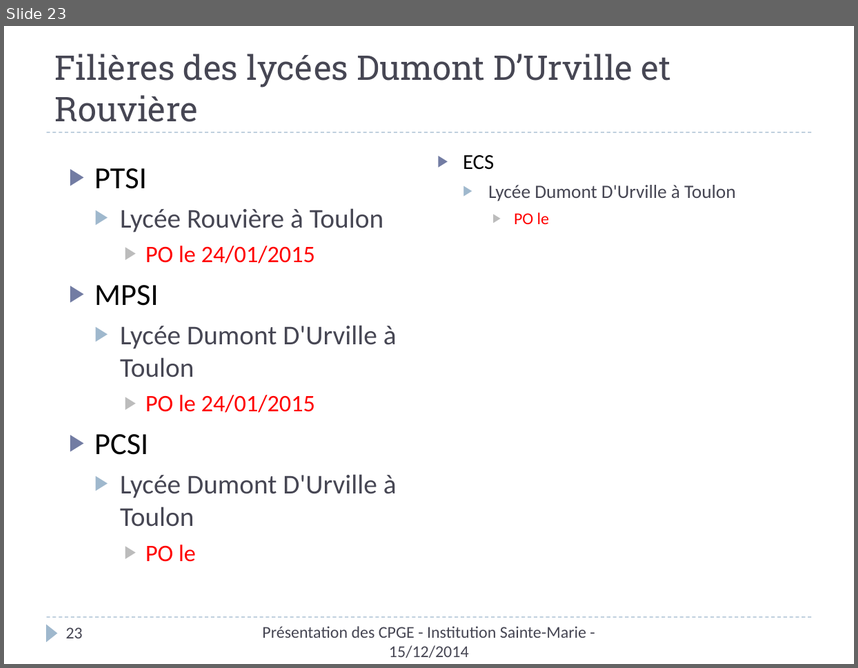
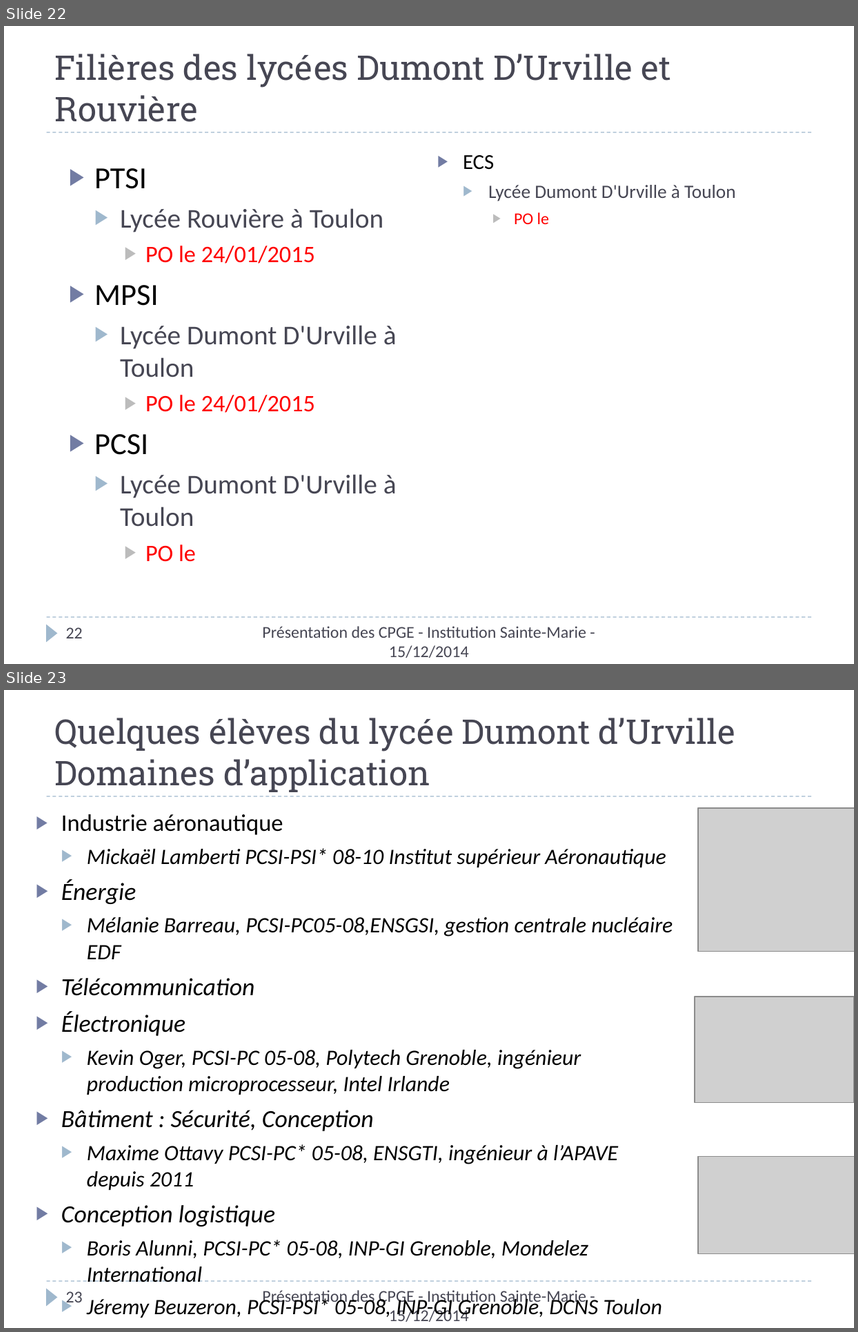
Before and after one commit to xpessoles/Orientation, a slide deck: Rouviere/PresentationCPGE_ISM.pptx. Shown one above the other, each under a label of ours: slide 23 before the commit, slides 22 and 23 after it. The pictures are 858x668 and 858x1332 pixels, drawn with LibreOffice and Linux fonts; fonts in the diff are those of the drawing; grey boxes stand for pictures. Boxes give left, top, right and bottom in pixels: in the first picture for what was removed or moved away, otherwise in the second. Text is boxed around its words. In the diff, an @@ line names an element or a change of style, - is before the commit and + after.

Commit message:
Modif pour DUmont

```diff
--- a/Rouviere/PresentationCPGE_ISM.pptx
+++ b/Rouviere/PresentationCPGE_ISM.pptx
@@ slide 23 added at (4,690,854,1328), background #FFFFFF; not listed: 3 template elements that a slide beside it also shows @@
@@ title added at (55,718,735,792), 28.8 pt, text #464653 @@
+Quelques élèves du lycée Dumont d’Urville
+Domaines d’application
@@ picture added at (699,808,854,951) @@
@@ text added at (61,814,673,1319), 18.6 pt, text #000000, italic @@
+▶ Industrie aéronautique
+  ▶ Mickaël Lamberti PCSI-PSI* 08-10 Institut supérieur Aéronautique
+▶ Énergie
+  ▶ Mélanie Barreau, PCSI-PC05-08,ENSGSI, gestion centrale nucléaire EDF
+▶ Télécommunication
+▶ Électronique
+  ▶ Kevin Oger, PCSI-PC 05-08, Polytech Grenoble, ingénieur production microprocesseur, Intel Irlande
+▶ Bâtiment : Sécurité, Conception
+  ▶ Maxime Ottavy PCSI-PC* 05-08, ENSGTI, ingénieur à l’APAVE depuis 2011
+▶ Conception logistique
+  ▶ Boris Alunni, PCSI-PC* 05-08, INP-GI Grenoble, Mondelez International
+  ▶ Jéremy Beuzeron, PCSI-PSI* 05-08, INP-GI Grenoble, DCNS Toulon
@@ picture added at (694,996,854,1103) @@
@@ picture added at (699,1156,854,1253) @@
@@ text added at (262,1290,586,1321), 14 pt, text #464653 @@
+Présentation des CPGE - Institution Sainte-Marie - 15/12/2014
@@ page number added at (66,1291,83,1307), 14 pt, text #464653 @@
+23
@@ what was slide 23 is now slide 22 @@
@@ page number at (66,627,83,638): text changed @@
-23
+22
```
Also in this commit, not shown: 1 slide changed, 2 other slides added.
